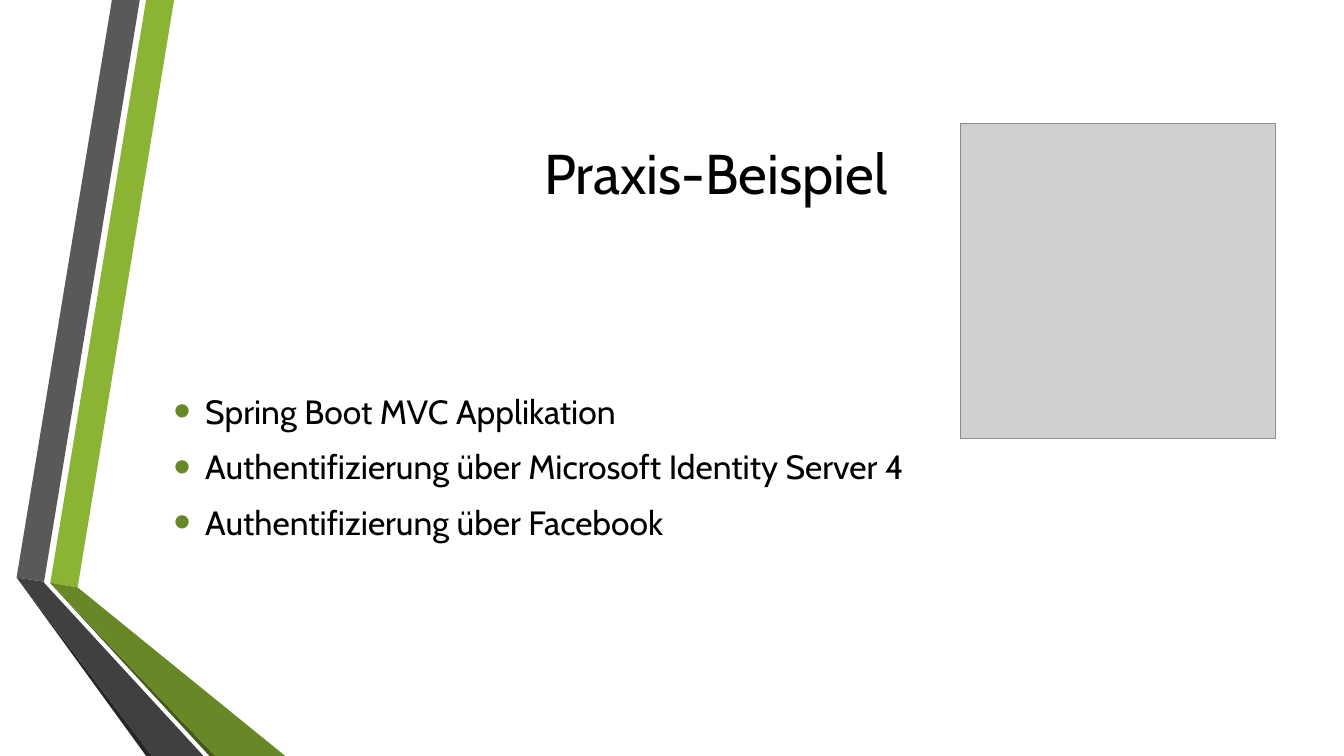
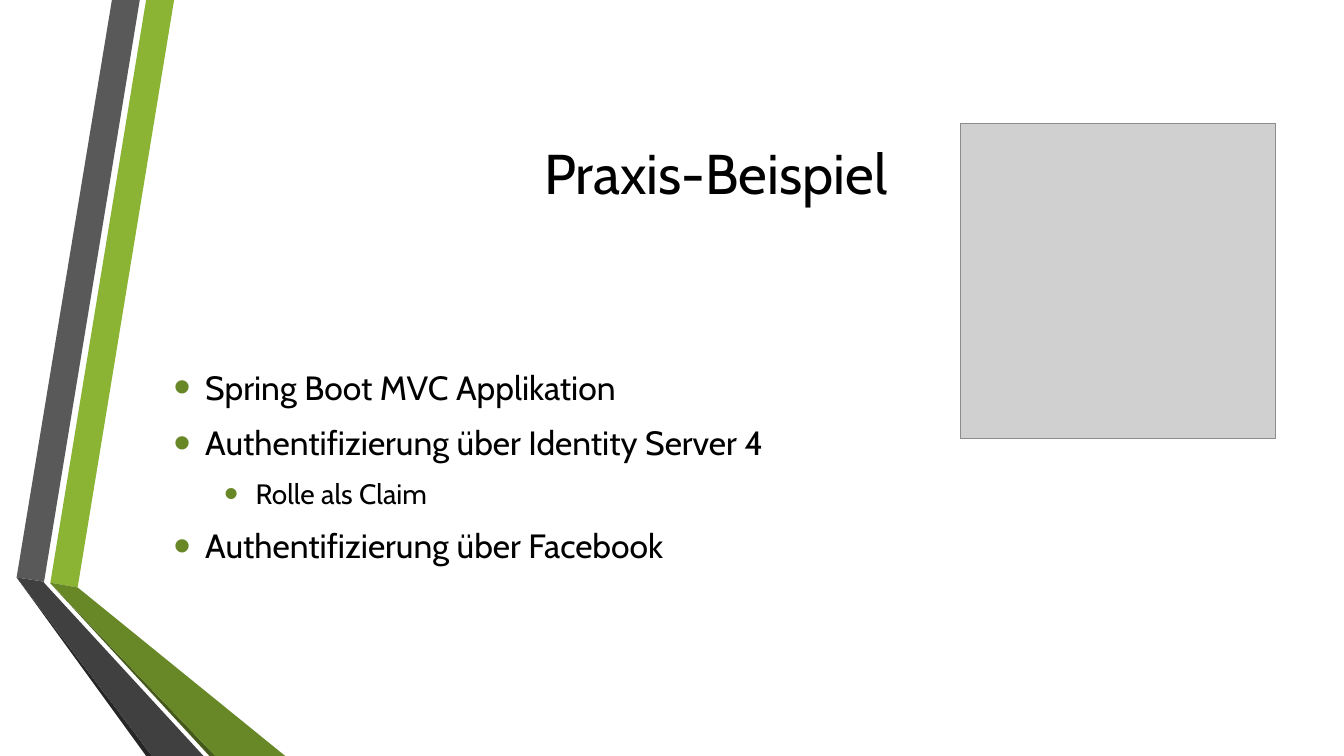
Before and after one commit to wlumetsberger/SE-Master-SFS-Projekt, a slide deck: slide 3 of doc/Presentation.pptx. Drawn at 1344x756 pixels with LibreOffice and Linux fonts; fonts in the diff are those of the drawing; grey boxes stand for pictures; background and template pictures are left out. Boxes give left, top, right and bottom in pixels: in the first picture for what was removed or moved away, otherwise in the second. Text is boxed around its words. In the diff, an @@ line names an element or a change of style, - is before the commit and + after.

Commit message:
PPT

```diff
--- a/doc/Presentation.pptx
+++ b/doc/Presentation.pptx
@@ text at (205,429,763,505): text changed @@
-• Authentifizierung über Microsoft Identity Server 4
+• Authentifizierung über Identity Server 4
+  • Rolle als Claim
```
Also in this commit, not shown: 1 other slide changed, 3 other files.
